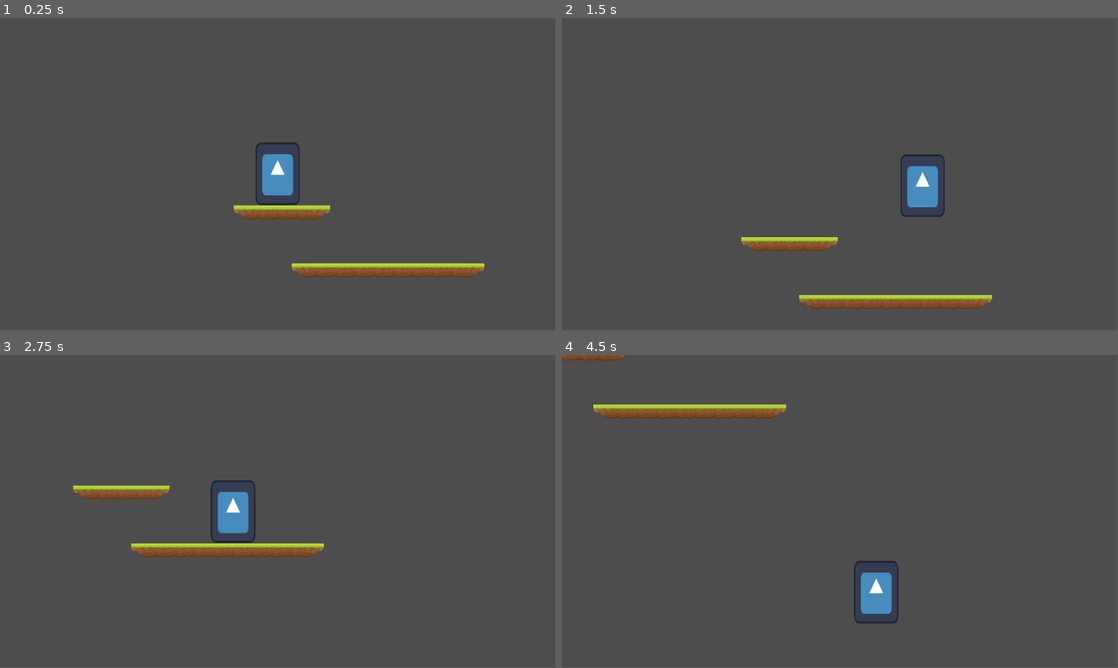
Above: before the commit, frames 1-4 (two rows, left to right).
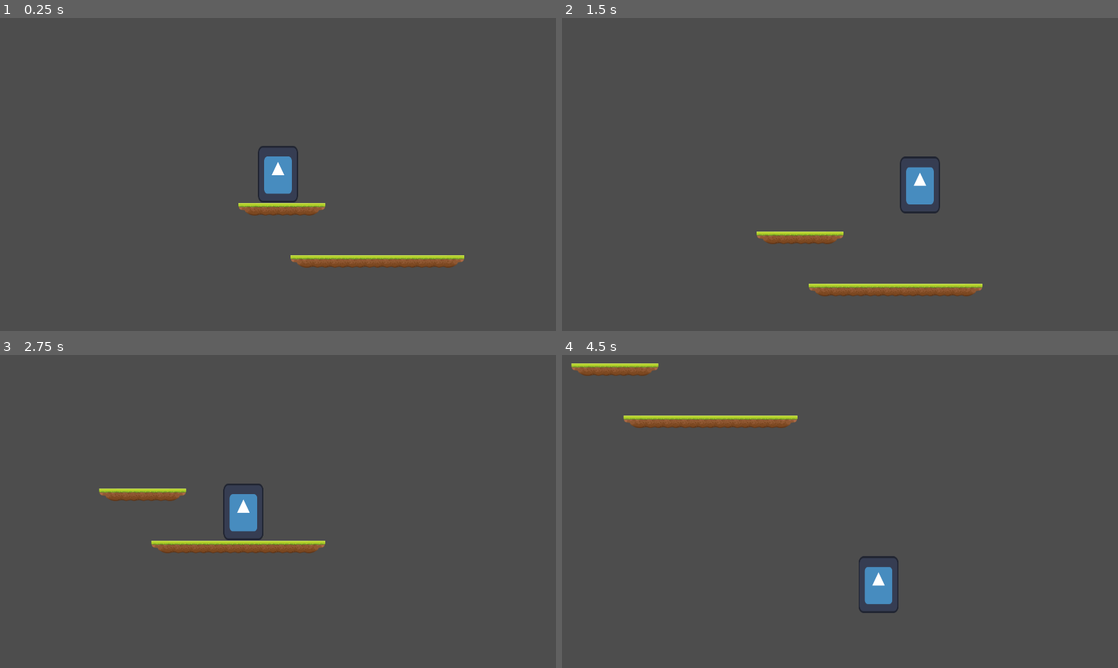
Above: after the commit, the same moments.

Repository: Alliance-of-Numpties/terry-toastington
Game: Godot game, scene res://scenes/main.tscn
Same seed, same stepped clock (60 frames per second), same inputs: the game is played once before the commit and once after it. The engine's default icon, where the game draws it, is replaced by a stand-in: a white triangle on a blue panel in a dark square.
Inputs:
- Up to frame 1 (0.25 s): no input
- Up to frame 2 (1.5 s): hold D (right) from 0.53 s (still down); tap Space (jump) at 0.77 s
- Up to frame 3 (2.75 s): tap Space (jump) at 1.52 s; release D (right) at 2.03 s; hold A (left) from 2.03 s (still down)
- Up to frame 4 (4.5 s): release A (left) at 2.78 s; hold D (right) 2.78-4.28 s; tap Space (jump) at 3.02, 3.77 s; hold A (left) from 4.28 s (still down)
In our replay, the window is 799x449 before the commit and 800x450 after it. These sizes can differ from the game's own. Grey fills any space a smaller window leaves; there, only what the larger window draws over its background counts as a difference.

The runs differ from the first frame. In frame 1, 3.4% of the frame differs, in the area x 42-88%, y 39-83%; in frame 2, 4.1%, in the area x 32-78%, y 43-94%; in frame 3, 2.9%; in frame 4, 3.8%.

Commit message:
Set default window size

Diff:
--- a/project.godot
+++ b/project.godot
@@ -14,6 +14,13 @@
 run/main_scene="res://scenes/main.tscn"
 config/features=PackedStringArray("4.1", "Forward Plus")
 config/icon="res://icon.svg"
+
+[display]
+
+window/size/viewport_width=1920
+window/size/viewport_height=1080
+window/size/mode=2
+window/stretch/mode="viewport"
 
 [input]
 
--- a/scenes/main.tscn
+++ b/scenes/main.tscn
@@ -92,6 +92,7 @@
 
 [node name="Camera2D" type="Camera2D" parent="."]
 position = Vector2(171, 136)
+zoom = Vector2(1.5, 1.5)
 process_callback = 0
 position_smoothing_enabled = true
 drag_horizontal_enabled = true
